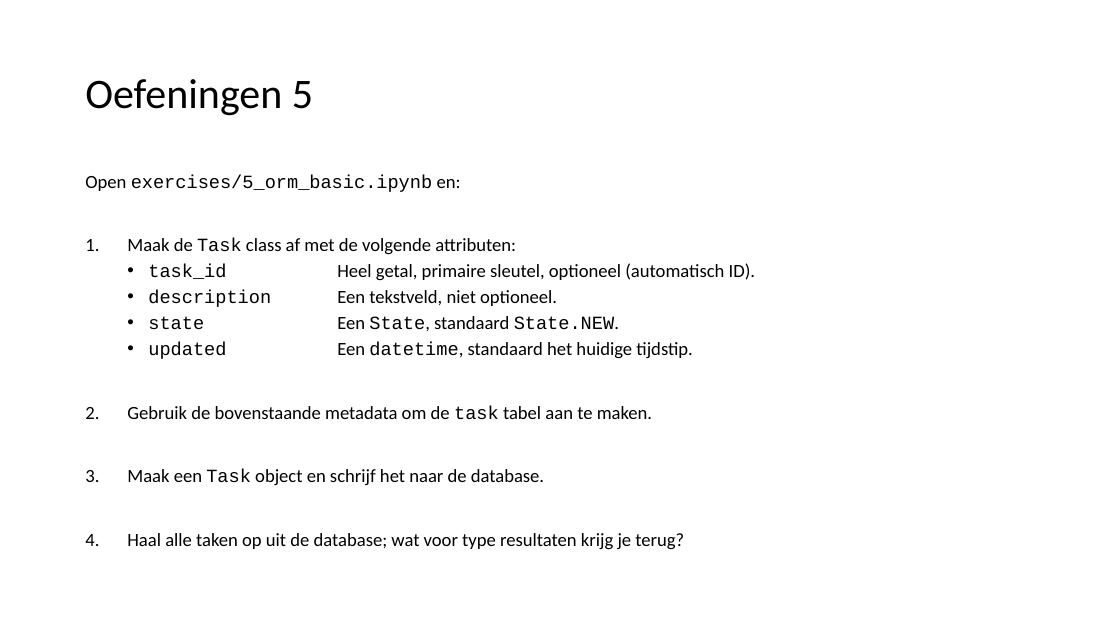
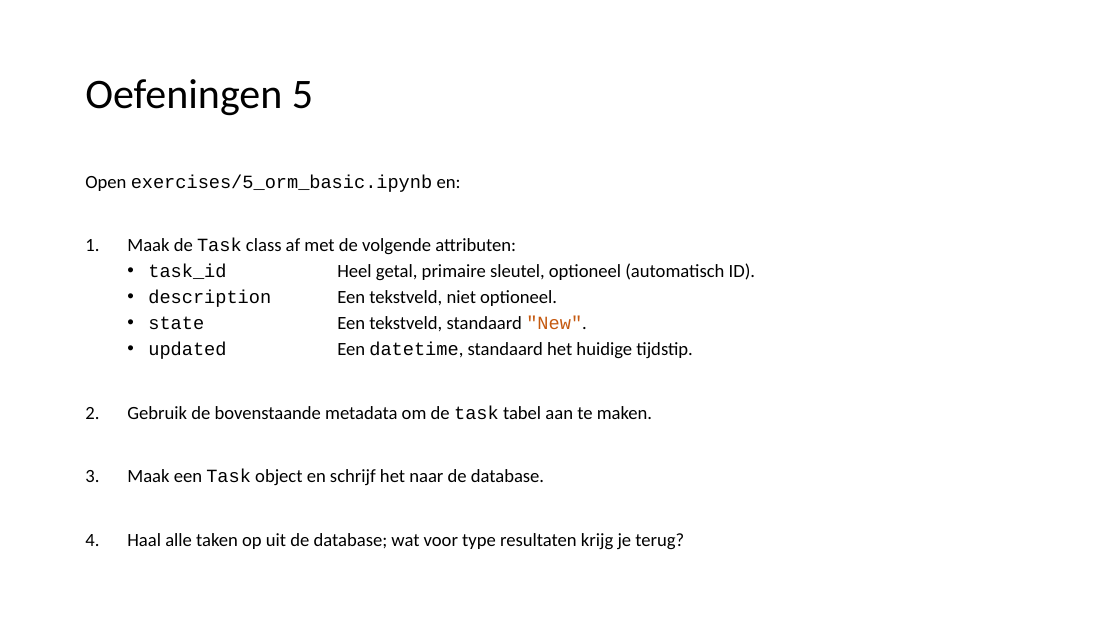
Before and after one commit to LFKoning/knowledge-sharing, a slide deck: slide 59 of sql_course/3_python/3_python.pptx. Drawn at 1120x630 pixels with LibreOffice and Linux fonts; fonts in the diff are those of the drawing. Boxes give left, top, right and bottom in pixels: in the first picture for what was removed or moved away, otherwise in the second. Text is boxed around its words. In the diff, an @@ line names an element or a change of style, - is before the commit and + after.

```diff
--- a/sql_course/3_python/3_python.pptx
+++ b/sql_course/3_python/3_python.pptx
@@ text at (x1=148, y1=316, x2=587, y2=331): text changed; font Courier New to Calibri @@
-  • state Een State, standaard State.NEW.
+  • state Een tekstveld, standaard "New".
```
Also in this commit, not shown: 14 other slides changed, 2 other files.
